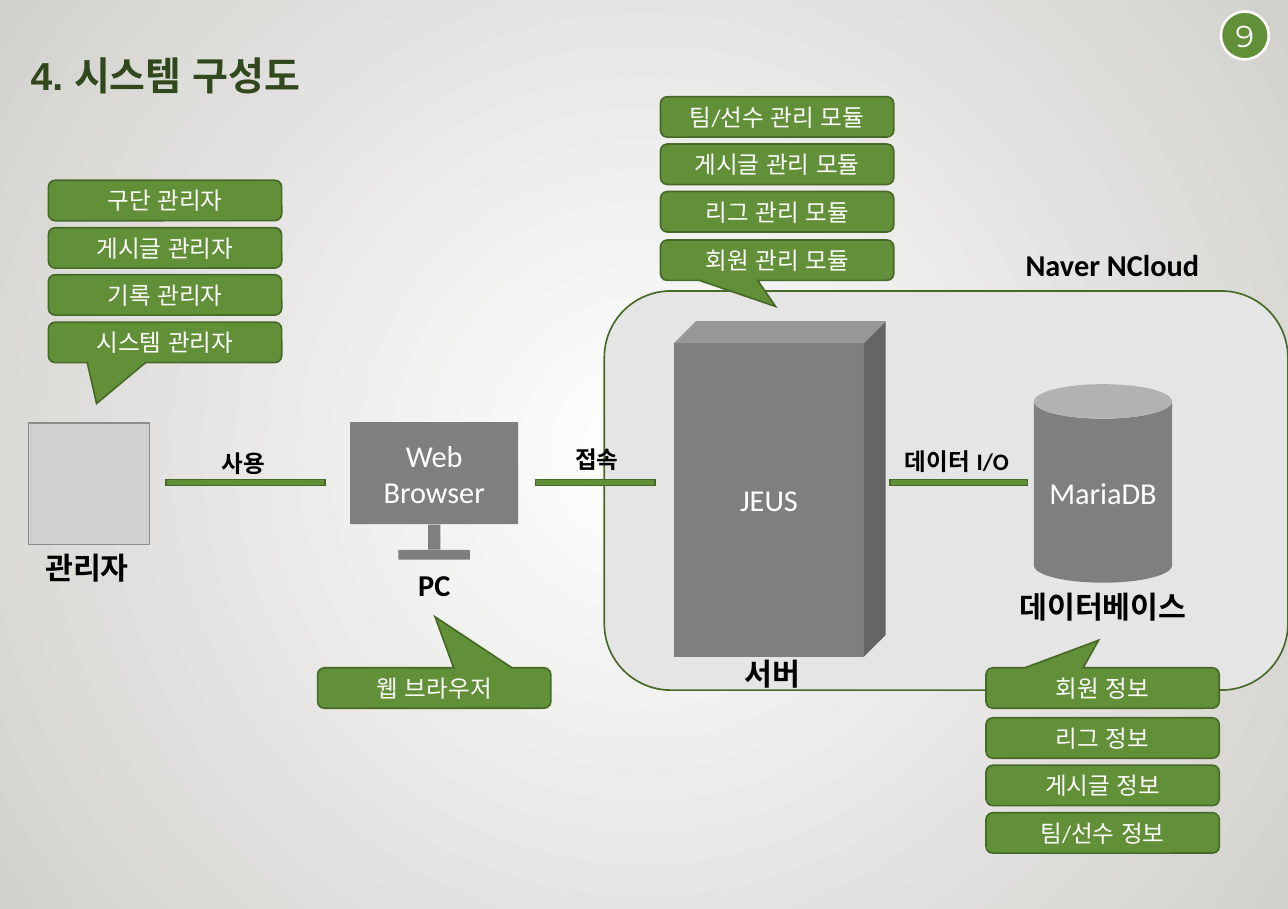
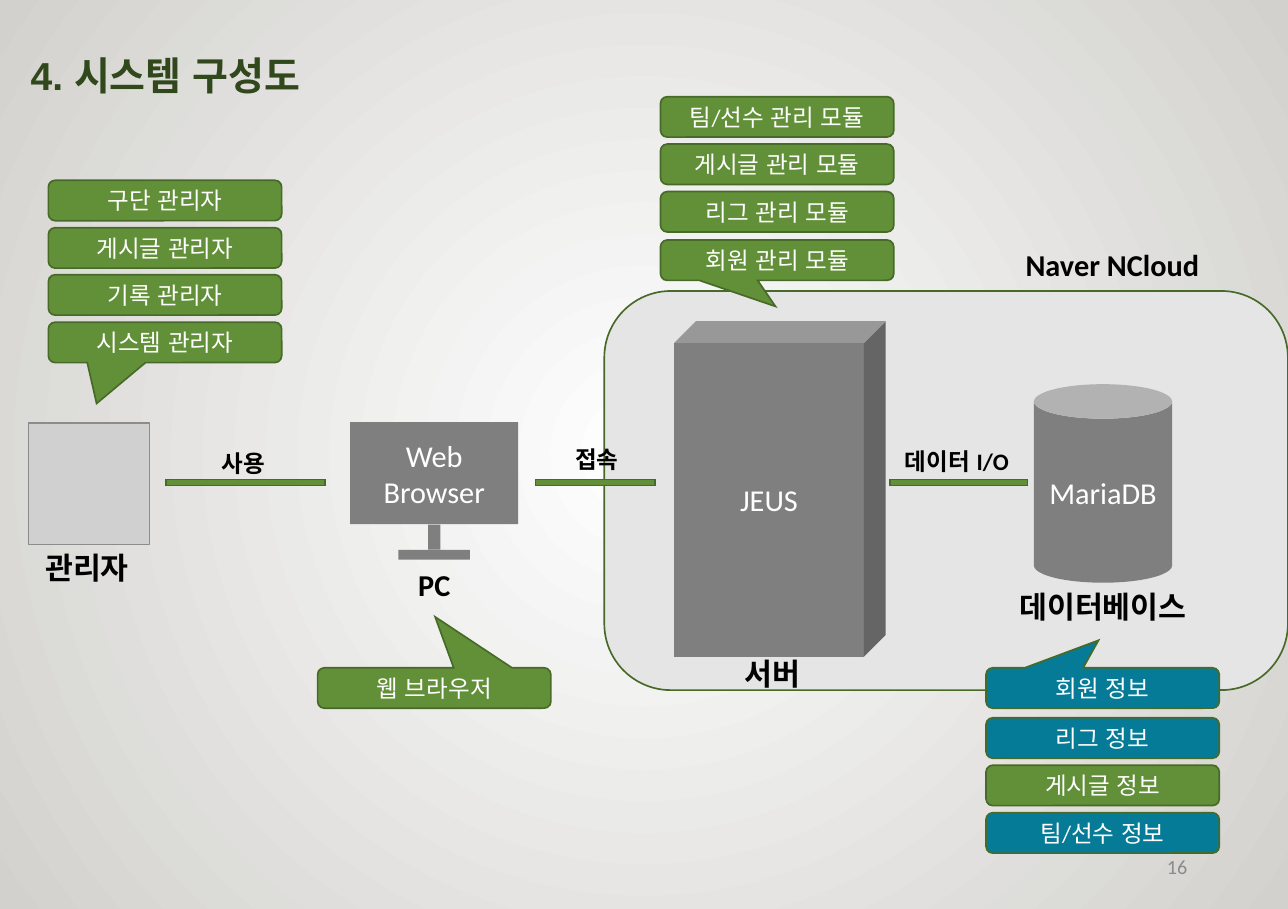
Before and after one commit to rimbong/Webengers, a slide deck: slide 16 of resources/졸작설계서.pptx (slide 10 before the commit). Drawn at 1288x909 pixels with LibreOffice and Linux fonts; fonts in the diff are those of the drawing; grey boxes stand for pictures; background and template pictures are left out. Boxes give left, top, right and bottom in pixels: in the first picture for what was removed or moved away, otherwise in the second. Text is boxed around its words. In the diff, an @@ line names an element or a change of style, - is before the commit and + after.

```diff
--- a/resources/졸작설계서.pptx
+++ b/resources/졸작설계서.pptx
@@ ellipse removed at [1221,12,1269,59] @@
-9
@@ fill #629038 to #057B97 in 3 elements at [986,813,1220,853], [986,668,1220,708], [986,717,1220,757] @@
@@ page number added at [1167,860,1187,874], 12 pt, text #8C8C8C @@
+16
```
Also in this commit, not shown: 17 other slides changed, 17 slides added, 2 slides removed.
